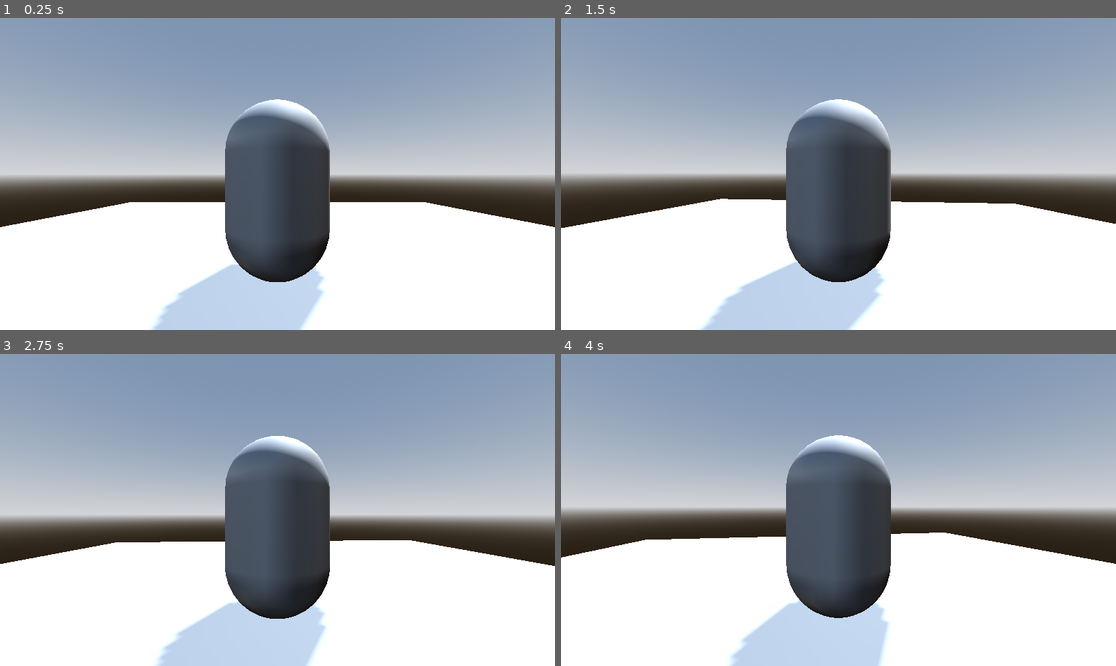
Above: before the commit, frames 1-4 (two rows, left to right).
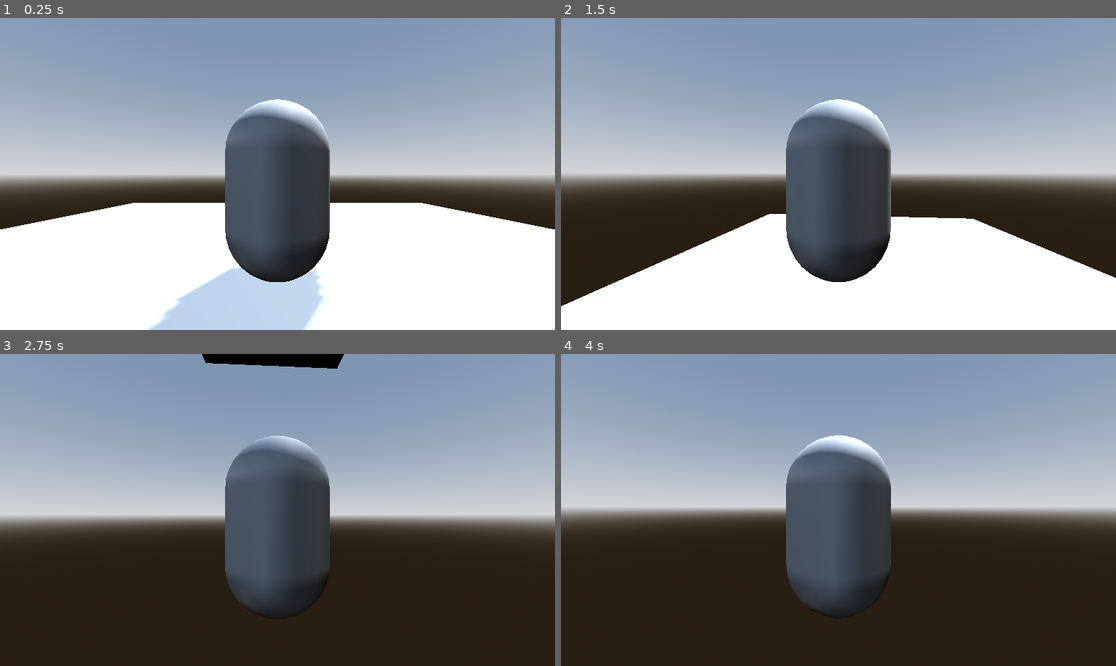
Above: after the commit, the same moments.

Repository: cliff-lilly-jean/goblins-den
Game: Godot game, scene res://scenes/world/world.tscn
Same seed, same stepped clock (60 frames per second), same inputs: the game is played once before the commit and once after it.
Inputs (mouse positions are in pixels of both pictures, inside the frame that each line leads up to):
- Up to frame 1 (0.25 s): no input
- Up to frame 2 (1.5 s): tap Enter at 0.5 s; move the mouse to (866, 174) at 0.52 s; hold Shift (run) 0.53-1.28 s; hold W (forward) from 0.53 s (still down); tap Space (jump) at 0.77, 0.8, 1.07, 1.35 s; move the mouse to (810, 174) at 1.27 s
- Up to frame 3 (2.75 s): keep holding W (forward); tap Space (jump) at 1.52, 1.82, 2.3 s; tap Shift (run) at 1.55 s; move the mouse to (288, 503) at 2.02 s; hold Shift (run) from 2.03 s (still down)
- Up to frame 4 (4 s): keep holding W (forward); move the mouse to (832, 516) at 2.77 s; release Shift (run) at 2.78 s; tap Shift (run) at 2.85 s; tap Space (jump) at 3.02, 3.32, 3.5, 3.6, 3.77 s; move the mouse to (877, 513) at 3.52 s

The runs differ from the first frame. In frame 1, 0.7% of the frame differs, in the area x 0-100%, y 59-100%; in frame 2, 15%; in frame 3, 36%, in the area x 0-100%, y 0-100%; in frame 4, 36%.

Commit message:
added a run speed, walk speed, and player movement

Diff:
--- a/scenes/characters/player/player.gd
+++ b/scenes/characters/player/player.gd
@@ -6,8 +6,14 @@
 @export var mouse_sensitivity: float
 @export var joystick_sensitiity: float
 @export var camera_distance: float
+@export var walk_speed: float
+@export var run_speed: float
+@export var acceleration: float
+@export var jump_force: float
+@export var gravity: float
 
 @onready var spring_arm: SpringArm3D = %SpringArm3D
+@onready var input_dir : Vector2
 
 func _ready() -> void:
 	Input.set_mouse_mode(Input.MOUSE_MODE_CAPTURED)
@@ -24,12 +30,22 @@
 
 func _process(delta: float) -> void:
 
+	## Get the input direction that is being pressed
+	input_dir = Input.get_vector("strafe_left","strafe_right", "backward","forward").normalized()
+
 	joystick_rotation(delta)
 
 
+func _physics_process(delta: float) -> void:
+
+	move(delta)
+	jump()
+	process_gravity()
+
+	move_and_slide()
+
 func joystick_rotation(delta: float) -> void:
 
-	## Get the joystick input vector
 	var right_stick_vector = Input.get_vector("look_left","look_right","look_down","look_up").normalized()
 
 	## Rotate the joystick around the y axis by a certain numbber and delta
@@ -38,3 +54,24 @@
 	## Rotate the Spring Arm/Camera over the x axis and clamp the values so that they dont rotate around the player
 	spring_arm.rotation.x -= -right_stick_vector.y * joystick_sensitiity * delta
 	spring_arm.rotation.x = clampf(spring_arm.rotation.x, MAX_ANGLE_LOOK_DOWN, MAX_ANGLE_LOOK_UP)
+
+func move(delta: float) -> void:
+	var direction: Vector3 = Vector3(input_dir.x, 0, input_dir.y)
+
+	var speed = run_speed if Input.is_action_pressed("run") else walk_speed
+
+	var desired_velocity = transform.basis * direction * speed
+
+	if direction == Vector3.ZERO:
+		velocity.x = move_toward(velocity.x, 0, acceleration * delta)
+		velocity.z = move_toward(velocity.z, 0, acceleration * delta)
+	velocity.x = move_toward(velocity.x, desired_velocity.x, acceleration * delta)
+	velocity.z = move_toward(velocity.z, desired_velocity.z, acceleration * delta)
+
+func jump():
+	if is_on_floor() and Input.is_action_just_pressed("jump"):
+		velocity.y = jump_force
+
+func process_gravity() -> void:
+	if not is_on_floor():
+		velocity.y -= gravity
--- a/scenes/characters/player/player.tscn
+++ b/scenes/characters/player/player.tscn
@@ -16,6 +16,11 @@
 mouse_sensitivity = 0.002
 joystick_sensitiity = 3.0
 camera_distance = 2.0
+walk_speed = 3.0
+run_speed = 5.0
+acceleration = 10.0
+jump_force = 12.0
+gravity = 0.98
 
 [node name="CollisionShape3D" type="CollisionShape3D" parent="." unique_id=893002678]
 transform = Transform3D(1, 0, 0, 0, 1, 0, 0, 0, 1, 0, 0.85, 0)
--- /dev/null
+++ b/scenes/ui/ui.tscn
@@ -0,0 +1,21 @@
+[gd_scene format=3 uid="uid://crj7u5e0yoyet"]
+
+[ext_resource type="Texture2D" uid="uid://eewtwi84co0h" path="res://assets/textures/cursor.png" id="1_u7n8c"]
+
+[node name="UI" type="CanvasLayer" unique_id=1663806685]
+
+[node name="Cursor" type="TextureRect" parent="." unique_id=932866009]
+visible = false
+anchors_preset = 8
+anchor_left = 0.5
+anchor_top = 0.5
+anchor_right = 0.5
+anchor_bottom = 0.5
+offset_left = -8.0
+offset_top = -8.0
+offset_right = 8.0
+offset_bottom = 8.0
+grow_horizontal = 2
+grow_vertical = 2
+texture = ExtResource("1_u7n8c")
+stretch_mode = 2
--- a/scenes/world/world.tscn
+++ b/scenes/world/world.tscn
@@ -1,6 +1,7 @@
 [gd_scene format=3 uid="uid://5sukg0m8x6w4"]
 
 [ext_resource type="PackedScene" uid="uid://d1krs8euggqln" path="res://scenes/characters/player/player.tscn" id="1_qwtxx"]
+[ext_resource type="PackedScene" uid="uid://crj7u5e0yoyet" path="res://scenes/ui/ui.tscn" id="2_sl2e5"]
 
 [sub_resource type="ProceduralSkyMaterial" id="ProceduralSkyMaterial_73c6c"]
 sky_horizon_color = Color(0.66224277, 0.6717428, 0.6867428, 1)
@@ -17,6 +18,9 @@
 [sub_resource type="BoxMesh" id="BoxMesh_73c6c"]
 size = Vector3(10, 1, 10)
 
+[sub_resource type="ConcavePolygonShape3D" id="ConcavePolygonShape3D_dphjl"]
+data = PackedVector3Array(-5, 0.5, 5, 5, 0.5, 5, -5, -0.5, 5, 5, 0.5, 5, 5, -0.5, 5, -5, -0.5, 5, 5, 0.5, -5, -5, 0.5, -5, 5, -0.5, -5, -5, 0.5, -5, -5, -0.5, -5, 5, -0.5, -5, 5, 0.5, 5, 5, 0.5, -5, 5, -0.5, 5, 5, 0.5, -5, 5, -0.5, -5, 5, -0.5, 5, -5, 0.5, -5, -5, 0.5, 5, -5, -0.5, -5, -5, 0.5, 5, -5, -0.5, 5, -5, -0.5, -5, 5, 0.5, 5, -5, 0.5, 5, 5, 0.5, -5, -5, 0.5, 5, -5, 0.5, -5, 5, 0.5, -5, -5, -0.5, 5, 5, -0.5, 5, -5, -0.5, -5, 5, -0.5, 5, 5, -0.5, -5, -5, -0.5, -5)
+
 [node name="World" type="Node3D" unique_id=1594037668]
 
 [node name="WorldEnvironment" type="WorldEnvironment" parent="." unique_id=1099649394]
@@ -32,3 +36,10 @@
 
 [node name="Player" parent="." unique_id=245496424 instance=ExtResource("1_qwtxx")]
 transform = Transform3D(1, 0, 0, 0, 1, 0, 0, 0, 1, 0, 0.45783544, 0)
+
+[node name="StaticBody3D" type="StaticBody3D" parent="." unique_id=194083000]
+
+[node name="CollisionShape3D" type="CollisionShape3D" parent="StaticBody3D" unique_id=1239843887]
+shape = SubResource("ConcavePolygonShape3D_dphjl")
+
+[node name="UI" parent="." unique_id=1663806685 instance=ExtResource("2_sl2e5")]
Binary file added: assets/textures/cursor.png
Not shown, added: assets/textures/cursor.png.import
